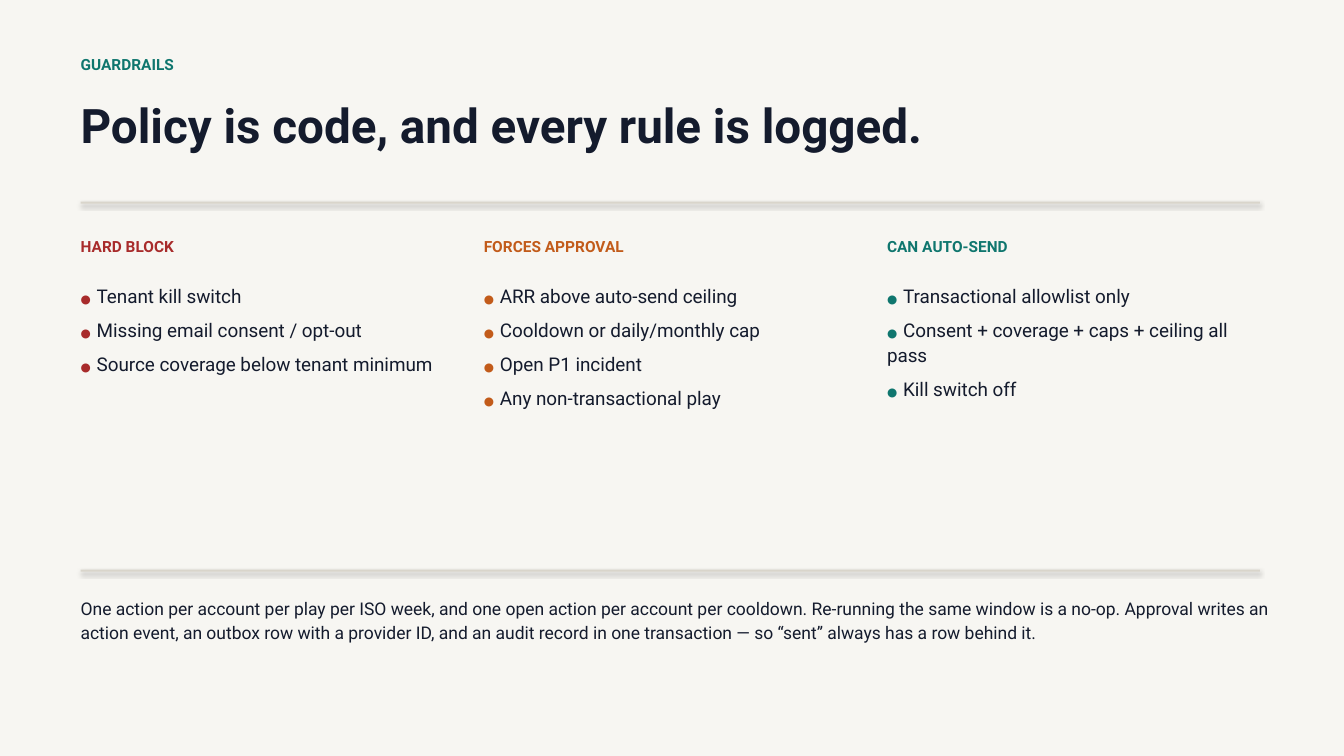
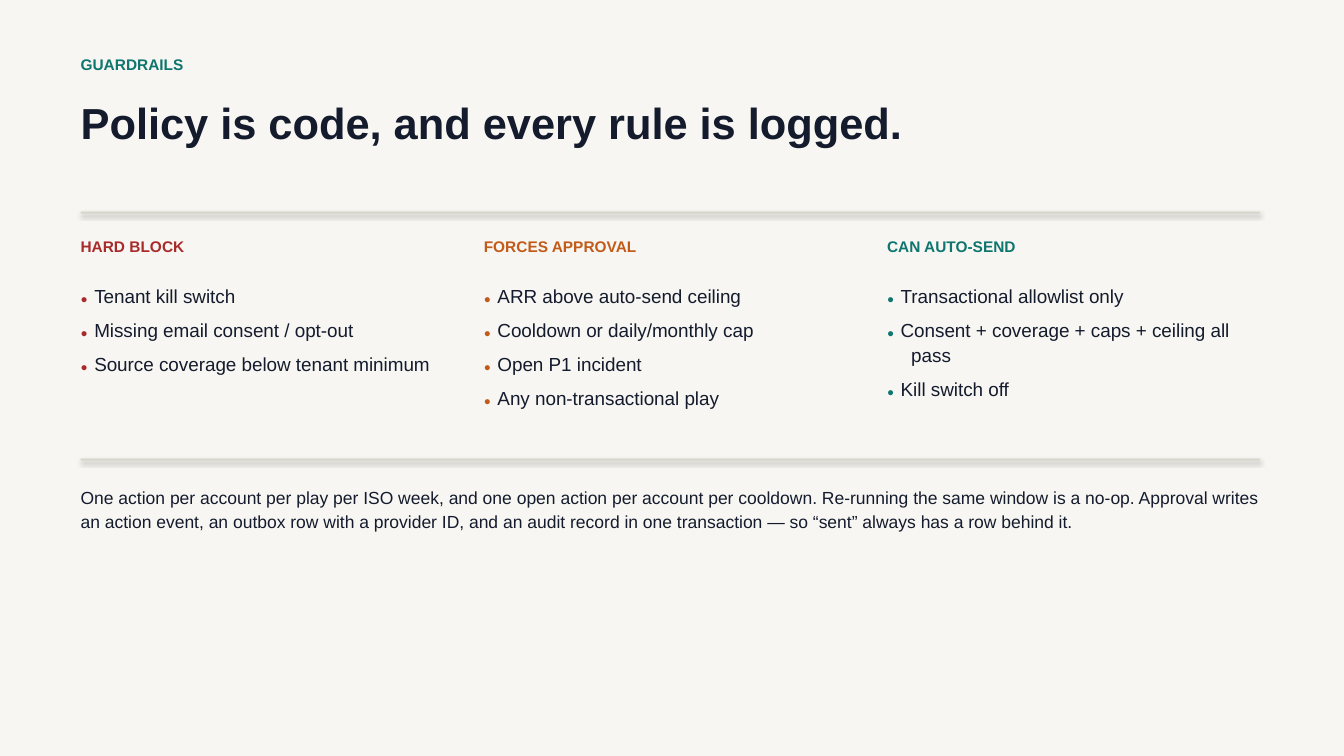
Before and after one commit to bablukumar5xx/renewal-risk-workbench, a slide deck: slide 7 of docs/solution-brief.pptx. Drawn at 1344x756 pixels with LibreOffice and Linux fonts; fonts in the diff are those of the drawing. Boxes give left, top, right and bottom in pixels: in the first picture for what was removed or moved away, otherwise in the second. Text is boxed around its words. In the diff, an @@ line names an element or a change of style, - is before the commit and + after.

Commit message:
Add real email transport, atomic approvals, and a narrated walkthrough

```diff
--- a/docs/solution-brief.pptx
+++ b/docs/solution-brief.pptx
@@ text "Policy is code, and every ..." at [81,107,902,147]: size 34 to 31 pt, font Roboto to Arial @@
@@ rectangle: place and size @@
-rectangle at [81,202,1260,204]
+rectangle at [81,212,1260,214]
@@ font Roboto to Arial; indent changed in 3 elements at [94,289,429,375], [497,289,753,409], [901,289,1230,396] @@
@@ rectangle: place and size @@
-rectangle at [81,570,1260,572]
+rectangle at [81,459,1260,461]
@@ font Roboto to Arial in 5 elements at [81,59,184,70], [81,241,184,252], [484,241,637,252], [887,241,1015,252], [81,491,1258,532] @@
@@ text "One action per account per ...": place and size @@
-text "One action per account per ..." at [81,602,1268,643]
+text "One action per account per ..." at [81,491,1258,532]
```
Also in this commit, not shown: 7 other slides changed, 14 other files.
